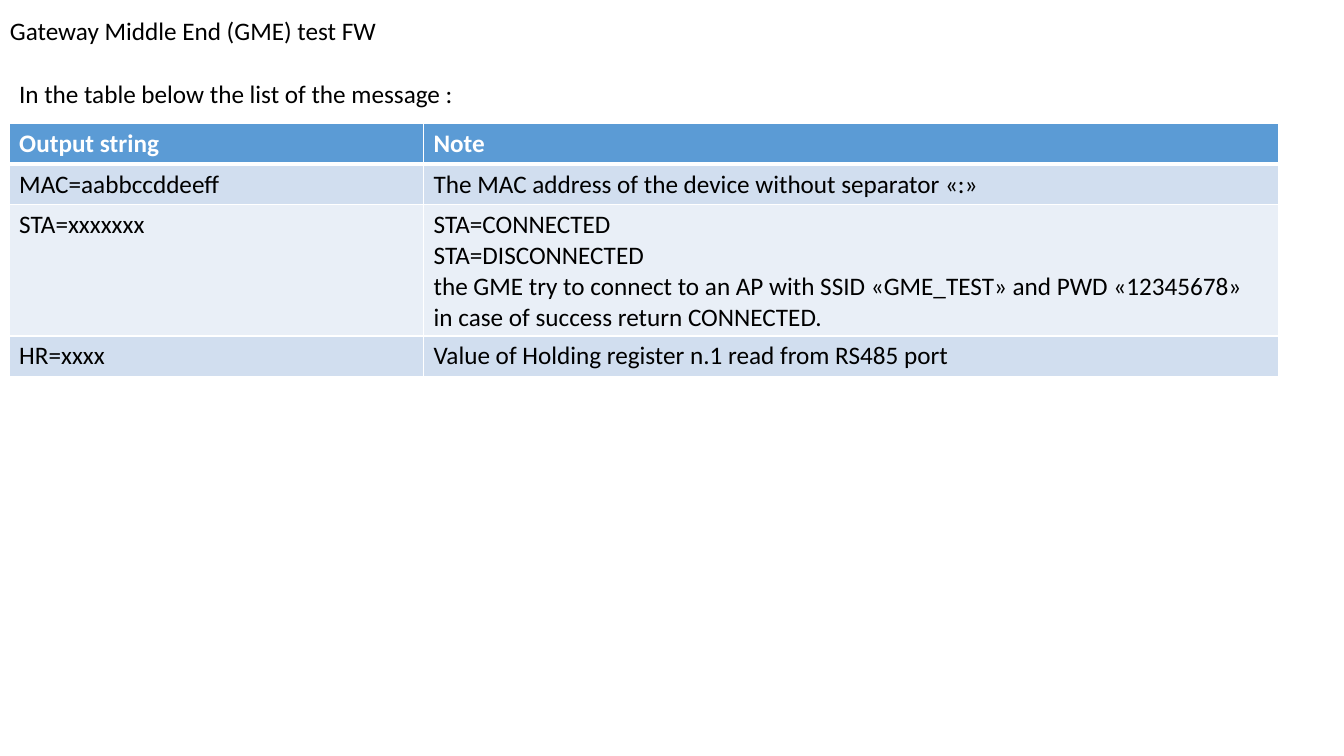
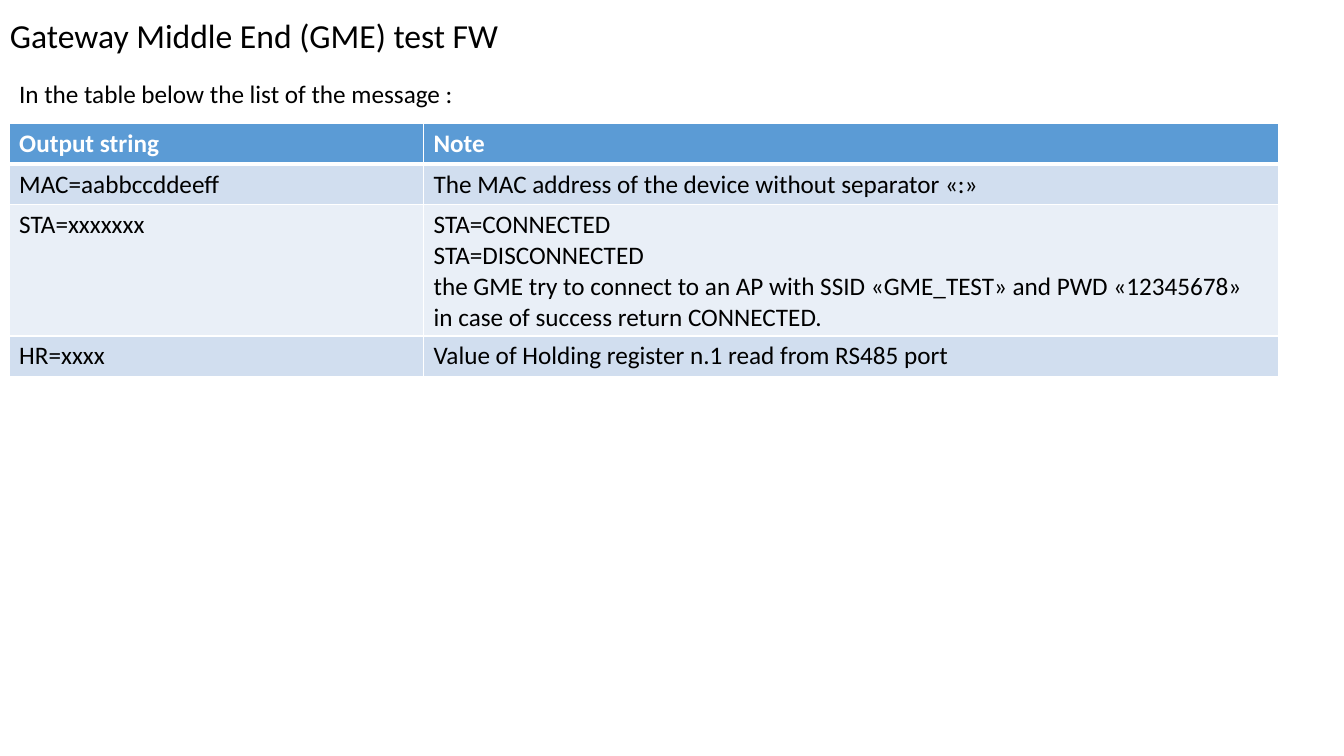
Before and after one commit to accarel/c780_carel_cloud_engine_binary, a slide deck: slide 7 of Utility/USR_Test_HW_Support/Documentation/C780_HW_TEST.pptx. Drawn at 1344x756 pixels with LibreOffice and Linux fonts; fonts in the diff are those of the drawing. Boxes give left, top, right and bottom in pixels: in the first picture for what was removed or moved away, otherwise in the second. Text is boxed around its words. In the diff, an @@ line names an element or a change of style, - is before the commit and + after.

Commit message:
v.1.3 added complete test sequence and revised some points

```diff
--- a/Utility/USR_Test_HW_Support/Documentation/C780_HW_TEST.pptx
+++ b/Utility/USR_Test_HW_Support/Documentation/C780_HW_TEST.pptx
@@ text "Gateway Middle End (GME) test ..." at [10,23,498,54]: size 18 to 24 pt @@
```
Also in this commit, not shown: 6 other slides changed.
